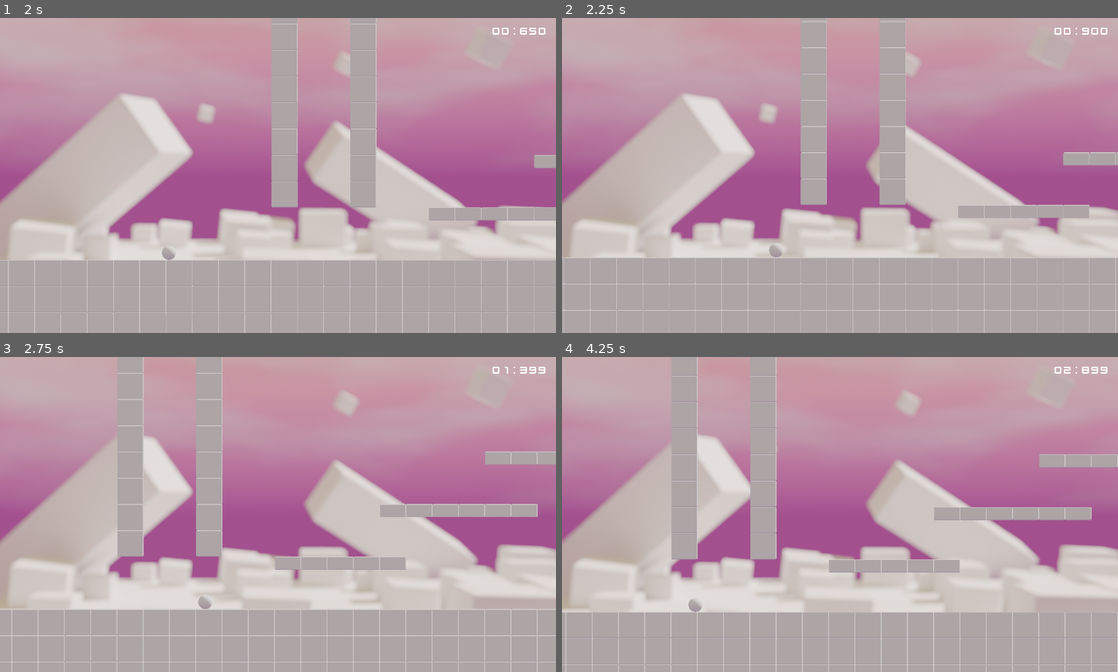
Above: before the commit, frames 1-4 (two rows, left to right).
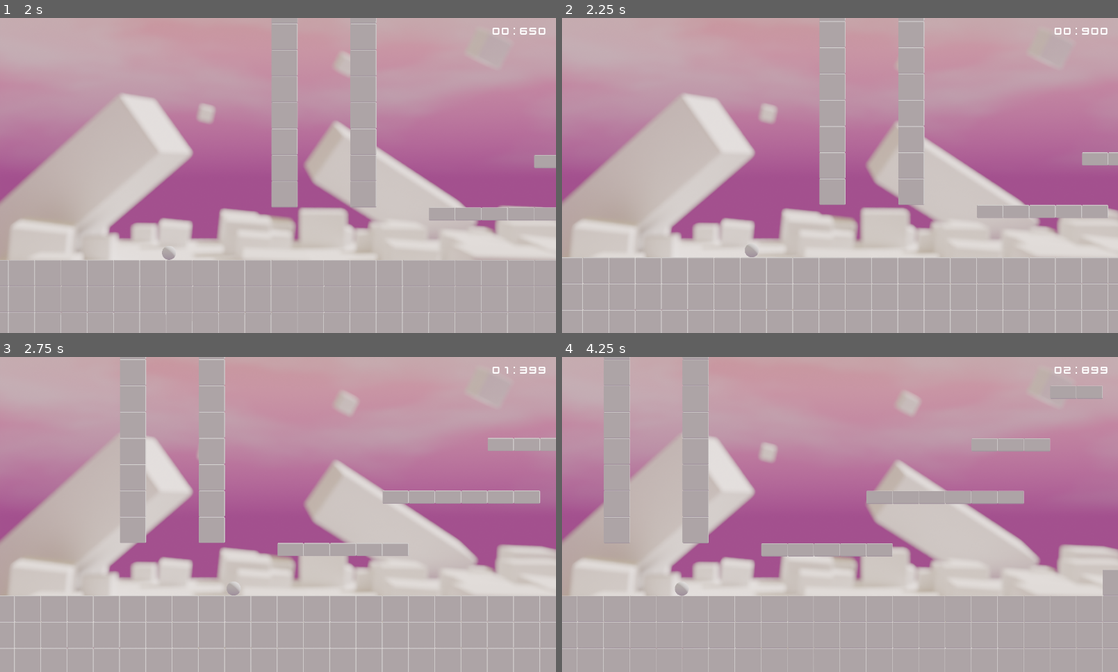
Above: after the commit, the same moments.

Repository: ElouanT/GMTK2025
Game: Godot game, scene res://scenes/ui/main_menu/main_menu.tscn
Two runs of this game, one before a commit and one after it. Both use one fixed random seed, a clock stepped at 60 frames per second and the inputs below.
Inputs:
- Up to frame 1 (2 s): click "Play" at 0.5 s; click "Run" at 1.25 s
- Up to frame 2 (2.25 s): hold D (right) from 2.03 s (still down); hold Shift (dash) from 2.03 s (still down)
- Up to frame 3 (2.75 s): keep holding D (right); keep holding Shift (dash); tap Space (jump) at 2.27, 2.3, 2.57 s
- Up to frame 4 (4.25 s): release Shift (dash) at 2.78 s; tap Space (jump) at 2.85, 3.02, 3.32, 3.8 s; tap Shift (dash) at 3.05 s; release D (right) at 3.53 s; hold A (left) from 3.53 s (still down); hold Shift (dash) from 3.53 s (still down)

Frame 1 is identical in both runs. In frame 2, 7.5% of the frame differs, in the area x 0-100%, y 0-100%; in frame 3, 12%; in frame 4, 16%.
Error in both runs: Invalid assignment of property or key 'text' with value of type 'String' on a base object of type 'null instance'. (res://scenes/ui/main_menu/main_menu.gd:46)

Commit message:
feat - mouvements

Diff:
--- a/project.godot
+++ b/project.godot
@@ -15,14 +15,15 @@
 config/features=PackedStringArray("4.4", "GL Compatibility")
 config/icon="res://icon.svg"
 
+[autoload]
+
+SaveLoad="*res://scenes/save_load/save_load.gd"
+FirebaseLite="*res://addons/godot_firebase_lite/firebase.tscn"
+
 [display]
 
 window/size/viewport_width=1270
 window/size/viewport_height=720
-[autoload]
-
-SaveLoad="*res://scenes/save_load/save_load.gd"
-FirebaseLite="*res://addons/godot_firebase_lite/firebase.tscn"
 
 [editor_plugins]
 
--- a/scenes/player/player.gd
+++ b/scenes/player/player.gd
@@ -2,7 +2,7 @@
 
 const SPEED = 400.0
 const JUMP_VELOCITY = -800.0
-#Variable pour gérer les aut muraux et ne pas rester coller contre le mur
+#Variable pour gérer les sauts muraux et ne pas rester coller contre le mur
 var can_move := true
 var can_dash := true
 
@@ -36,6 +36,7 @@
 	# Wall jump
 	var opposite_direction := Input.get_axis("right", "left")
 	if Input.is_action_just_pressed("jump") and not is_on_floor() and is_on_wall():
+		can_dash = true
 		velocity.y = JUMP_VELOCITY
 		if Input.is_action_pressed("left"):
 				velocity.x = SPEED
@@ -46,7 +47,11 @@
 
 	#dash
 	var direction_updown = Input.get_axis("up", "down")
-	if Input.is_action_just_pressed("dash") and can_dash:
+	if Input.is_action_just_pressed("dash") and can_dash and !(is_on_floor() || is_on_wall()):
+		dash(direction, direction_updown)
+	if  Input.is_action_just_pressed("dash") && Input.is_action_pressed("jump") && can_dash && !is_on_wall():
+		dash(direction, direction_updown)
+	if  Input.is_action_just_pressed("jump") && Input.is_action_pressed("dash") && can_dash:
 		dash(direction, direction_updown)
 	if is_on_floor():
 		can_dash = true
--- a/scenes/ui/timer/timer.gd
+++ b/scenes/ui/timer/timer.gd
@@ -14,7 +14,10 @@
 	if stopped:
 		return
 
-	time += delta
+	if time < 59.999:
+		time += delta
+	else:
+		time = 59.999
 
 func start():
 	reset()
